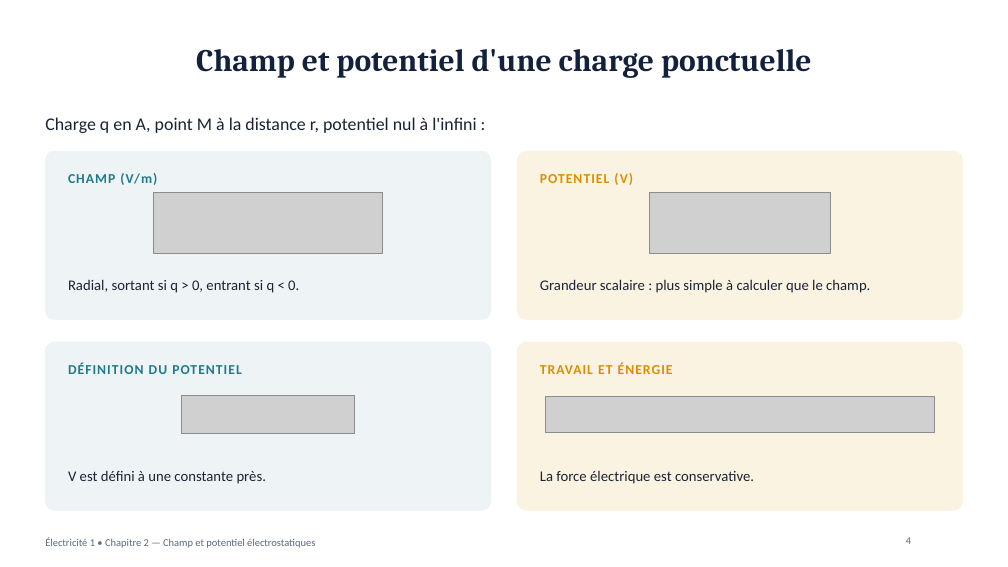
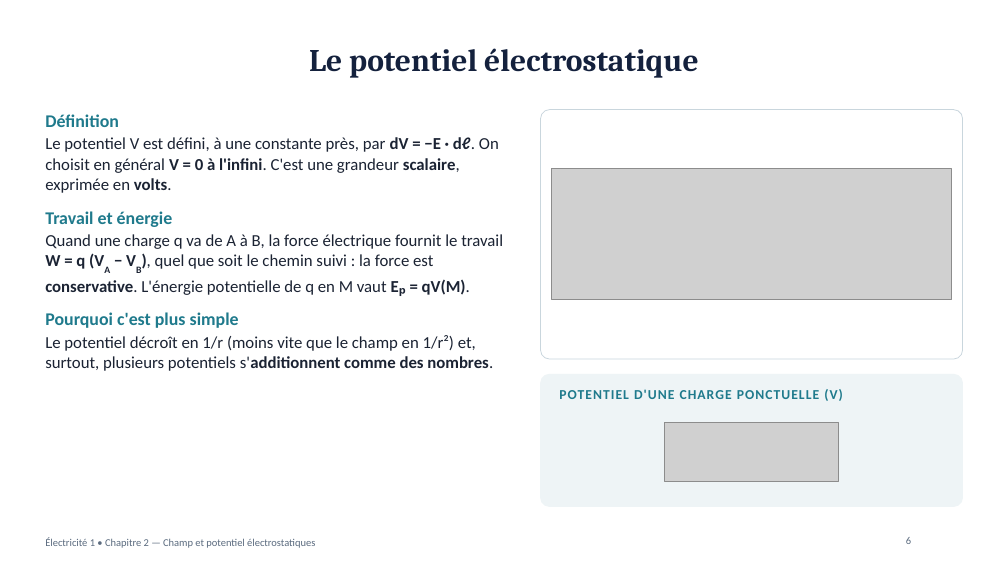
Before and after one commit to physiquefacile/physiquefacile.github.io, a slide deck: slide 6 of slides/Electricite_Chapitre_2_Champ_potentiel.pptx (slide 4 before the commit). Drawn at 1008x567 pixels with LibreOffice and Linux fonts; fonts in the diff are those of the drawing; grey boxes stand for pictures; background and template pictures are left out. Boxes give left, top, right and bottom in pixels: in the first picture for what was removed or moved away, otherwise in the second. Text is boxed around its words. In the diff, an @@ line names an element or a change of style, - is before the commit and + after.

```diff
--- a/slides/Electricite_Chapitre_2_Champ_potentiel.pptx
+++ b/slides/Electricite_Chapitre_2_Champ_potentiel.pptx
@@ title at (x1=309, y1=48, x2=698, y2=78): text changed @@
-Champ et potentiel d'une charge ponctuelle
+Le potentiel électrostatique
@@ text removed at (x1=45, y1=117, x2=476, y2=133) @@
-Charge q en A, point M à la distance r, potentiel nul à l'infini :
@@ text added at (x1=45, y1=114, x2=503, y2=371), 16 pt, text #1B2333 @@
+Définition
+Le potentiel V est défini, à une constante près, par dV = −E · dℓ. On choisit en général V = 0 à l'infini. C'est une grandeur scalaire, exprimée en volts.
+Travail et énergie
+Quand une charge q va de A à B, la force électrique fournit le travail W = q (VA − VB), quel que soit le chemin suivi : la force est conservative. L'énergie potentielle de q en M vaut Eₚ = qV(M).
+Pourquoi c'est plus simple
+Le potentiel décroît en 1/r (moins vite que le champ en 1/r²) et, surtout, plusieurs potentiels s'additionnent comme des nombres.
@@ rounded rectangle resized from (x1=517, y1=151, x2=963, y2=320) to (x1=541, y1=110, x2=963, y2=359) @@
@@ rounded rectangle at (x1=541, y1=110, x2=963, y2=359): fill #FBF3E2 to #FFFFFF; outline #FBF3E2 0.75 pt to #C9D6DD 0.75 pt; proportions changed @@
@@ rounded rectangle removed at (x1=45, y1=151, x2=491, y2=320) @@
@@ text removed at (x1=68, y1=173, x2=157, y2=185) @@
-CHAMP (V/m)
@@ text removed at (x1=540, y1=173, x2=633, y2=185) @@
-POTENTIEL (V)
@@ picture added at (x1=552, y1=169, x2=951, y2=299) @@
@@ picture removed at (x1=154, y1=193, x2=383, y2=254) @@
@@ picture removed at (x1=650, y1=193, x2=831, y2=254) @@
@@ text removed at (x1=68, y1=279, x2=299, y2=293) @@
-Radial, sortant si q > 0, entrant si q < 0.
@@ text removed at (x1=540, y1=279, x2=870, y2=293) @@
-Grandeur scalaire : plus simple à calculer que le champ.
@@ rounded rectangle removed at (x1=45, y1=343, x2=491, y2=511) @@
@@ text removed at (x1=68, y1=363, x2=242, y2=374) @@
-DÉFINITION DU POTENTIEL
@@ text removed at (x1=540, y1=363, x2=673, y2=374) @@
-TRAVAIL ET ÉNERGIE
@@ rounded rectangle resized from (x1=517, y1=343, x2=963, y2=511) to (x1=541, y1=374, x2=963, y2=507) @@
@@ rounded rectangle at (x1=541, y1=374, x2=963, y2=507): fill #FBF3E2 to #EEF4F6; outline #FBF3E2 0.75 pt to #EEF4F6 0.75 pt; proportions changed @@
@@ text added at (x1=559, y1=389, x2=843, y2=401), 13 pt, text #1F7A8C, bold @@
+POTENTIEL D'UNE CHARGE PONCTUELLE (V)
@@ picture removed at (x1=181, y1=395, x2=354, y2=433) @@
@@ picture removed at (x1=545, y1=396, x2=935, y2=433) @@
@@ picture added at (x1=665, y1=423, x2=839, y2=482) @@
@@ text removed at (x1=68, y1=471, x2=266, y2=484) @@
-V est défini à une constante près.
@@ text removed at (x1=540, y1=471, x2=754, y2=484) @@
-La force électrique est conservative.
```
Also in this commit, not shown: 10 other slides changed, 5 slides added, 1 slide removed, 29 other files.
